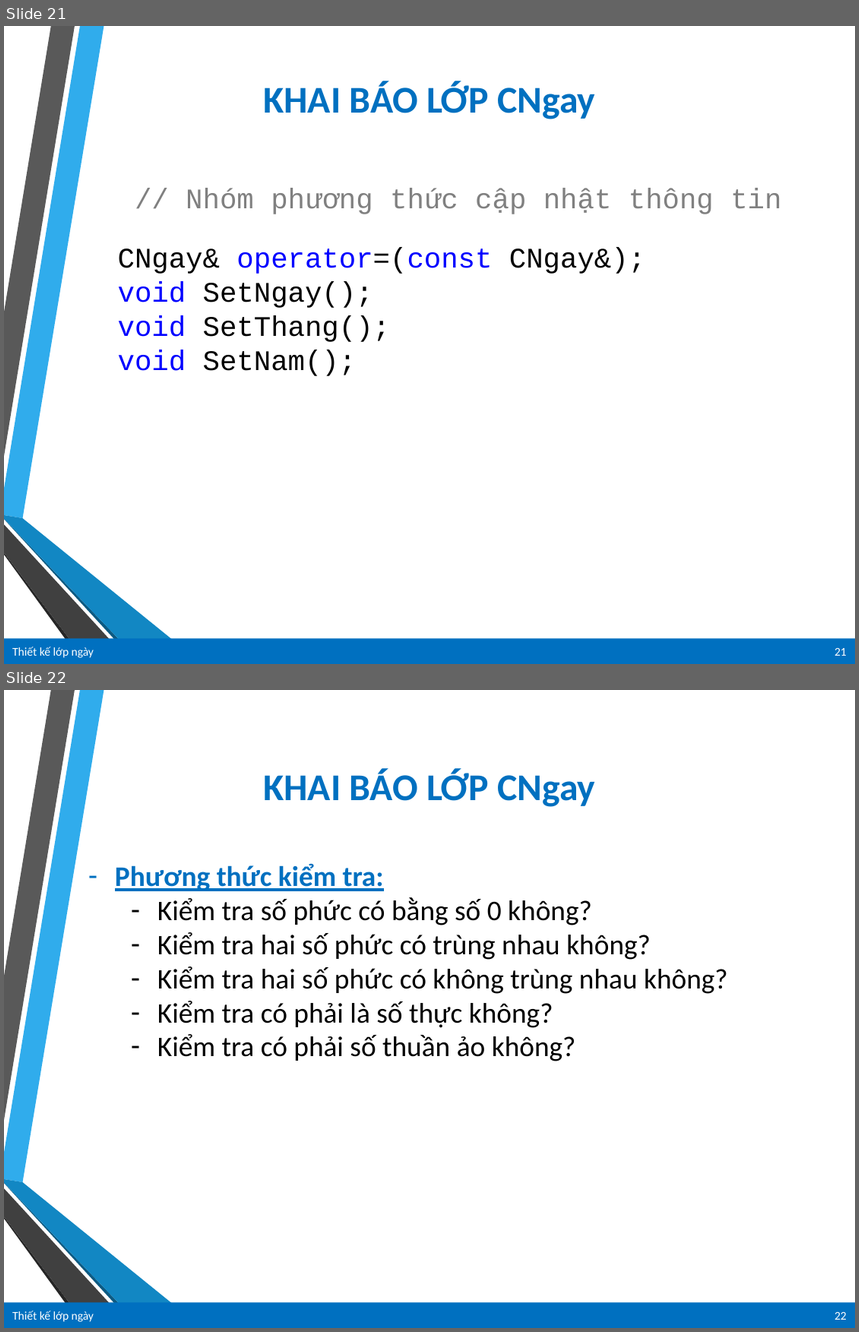
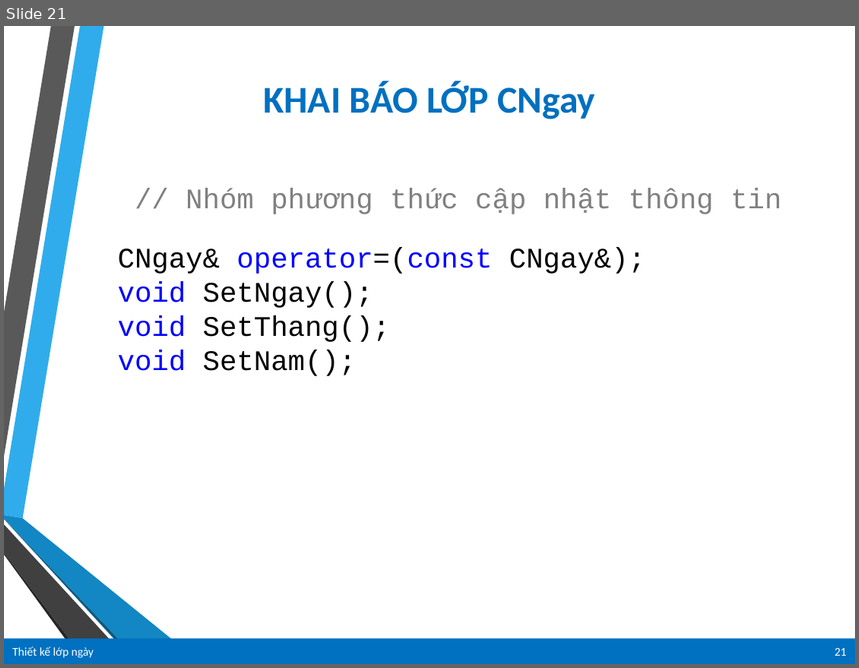
Before and after one commit to vanlinh1602/OOP_MrKhang, a slide deck: ThietKeLop/Bai06/Bai6.pptx. Shown one above the other, each under a label of ours: slides 21 and 22 before the commit, slide 21 after it. The pictures are 859x1332 and 859x668 pixels, drawn with LibreOffice and Linux fonts; fonts in the diff are those of the drawing; background and template pictures are left out. Boxes give left, top, right and bottom in pixels: in the first picture for what was removed or moved away, otherwise in the second. Text is boxed around its words. In the diff, an @@ line names an element or a change of style, - is before the commit and + after.

```diff
--- a/ThietKeLop/Bai06/Bai6.pptx
+++ b/ThietKeLop/Bai06/Bai6.pptx
@@ slide 22 removed at <box>4,690,855,1328</box>, background picture (left out); not listed: 6 template elements that a slide beside it also shows @@
@@ text removed at <box>263,769,595,807</box> @@
-KHAI BÁO LỚP CNgay
@@ text removed at <box>115,863,728,1062</box> @@
-– Phương thức kiểm tra:
-  – Kiểm tra số phức có bằng số 0 không?
-  – Kiểm tra hai số phức có trùng nhau không?
-  – Kiểm tra hai số phức có không trùng nhau không?
-  – Kiểm tra có phải là số thực không?
-  – Kiểm tra có phải số thuần ảo không?
@@ rectangle removed at <box>4,1303,605,1328</box> @@
-Thiết kế lớp ngày
@@ page number removed at <box>605,1303,855,1328</box> @@
-22
```
Also in this commit, not shown: 8 slides changed, 2 other files.
